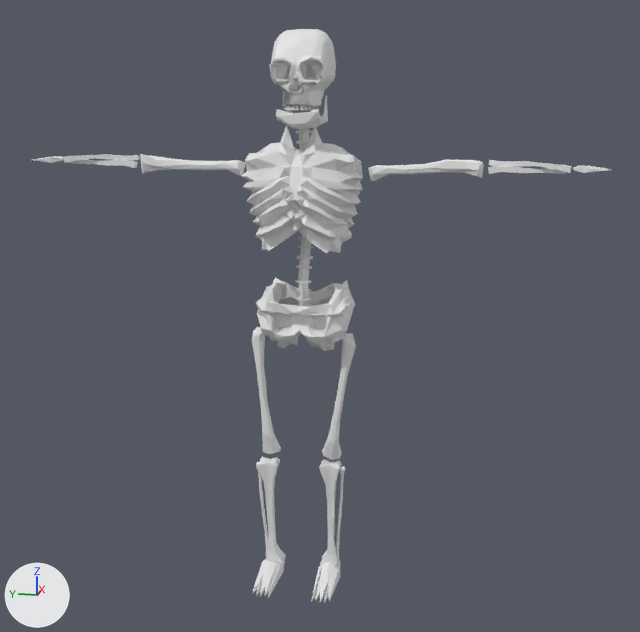
Two versions of the glTF model assets/skeleton.glb, one commit apart.
Camera for both pictures: a 50 mm camera at (-4.98, -1.09, 1.39) aimed at (0.04, -0.09, 0.14). The lights are fixed; the arrows at lower left show +X, +Y and +Z. Vertices at the same position are counted once.

Script lines for the objects in view, before the commit:
```python
mat_material_001 = principled_material('Material.001')
mat_material_001.base_color = (0.8, 0.8, 0.8)  # white #e7e7e7
me_béziercurve = bpy.data.meshes.new('BézierCurve')
me_béziercurve.from_pydata(...)  # 2854 vertices, 5844 faces; spans x -0.28..0.31, y -1.68..1.67, z -1.58..1.76
me_béziercurve.materials.append(mat_material_001)  # white #e7e7e7
ob_béziercurve = bpy.data.objects.new('BézierCurve', me_béziercurve)
ob_béziercurve.location = (0.0, 0.0, 0.0)
```
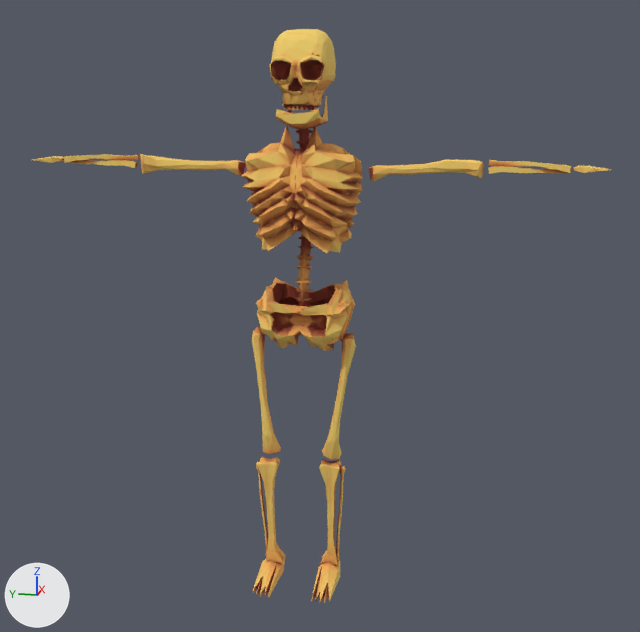
The newer file is also turned or shifted as a whole; pictures and numbers use the older file's frame.

Location of each change, [x1, y1, x2, y2] in pixels of the pictures (640 x 632 px):
'BézierCurve', surface changed (grey to orange)
    both: [32, 29, 611, 603]
part 1 of me_béziercurve, built on
    before: [272, 65, 321, 98]
    after: [273, 65, 321, 98]
part 2 of me_béziercurve, surface changed (grey to orange)
    both: [32, 29, 611, 603]

The change, as a diff of the scene's bpy script:
```diff
--- a/assets/skeleton.glb.py
+++ b/assets/skeleton.glb.py
@@ img_skeleton_material_001_basecolor @@
+img_skeleton_material_001_basecolor = load_image('skeleton_Material.001_BaseColor', '_unpacked/skeleton_Material.001_BaseColor', 1024, 1024, 'sRGB')
@@ mat_material_001 @@
 mat_material_001 = principled_material('Material.001')
-mat_material_001.base_color = (0.8, 0.8, 0.8)  # white #e7e7e7
+mat_material_001.texture = img_skeleton_material_001_basecolor
+mat_material_001.roughness = 1.0
@@ me_béziercurve @@
 # used by ob_béziercurve; location = (0.0, 0.0, 0.0)
-me_béziercurve.from_pydata(...)  # 2854 vertices, 5844 faces; spans x -0.28..0.31, y -1.68..1.67, z -1.58..1.76
+me_béziercurve.from_pydata(...)  # 2888 vertices, 5942 faces; spans x -0.28..0.31, y -1.68..1.67, z -1.58..1.76
+# me_béziercurve part 1
+# 1 vertex is removed from x -0.18, y 0.06, z 1.42
+# 81 faces are deleted
+# 35 vertices are added at x -0.23..-0.13, y -0.11..0.12, z 1.43..1.51
+# 179 new faces join them
+# me_béziercurve part 2: 5759 kept faces spanning x -0.28..0.31, y -1.68..1.67, z -1.58..1.76 get new texture (UV) coordinates
 me_béziercurve.materials.append(mat_material_001)
```
